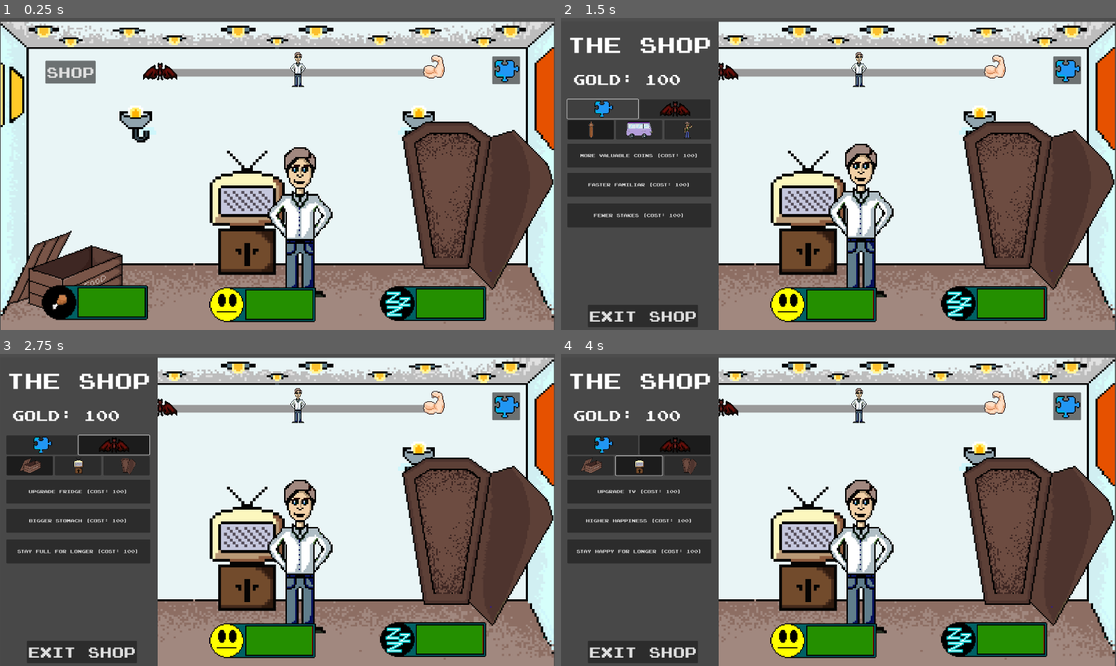
Above: before the commit, frames 1-4 (two rows, left to right).
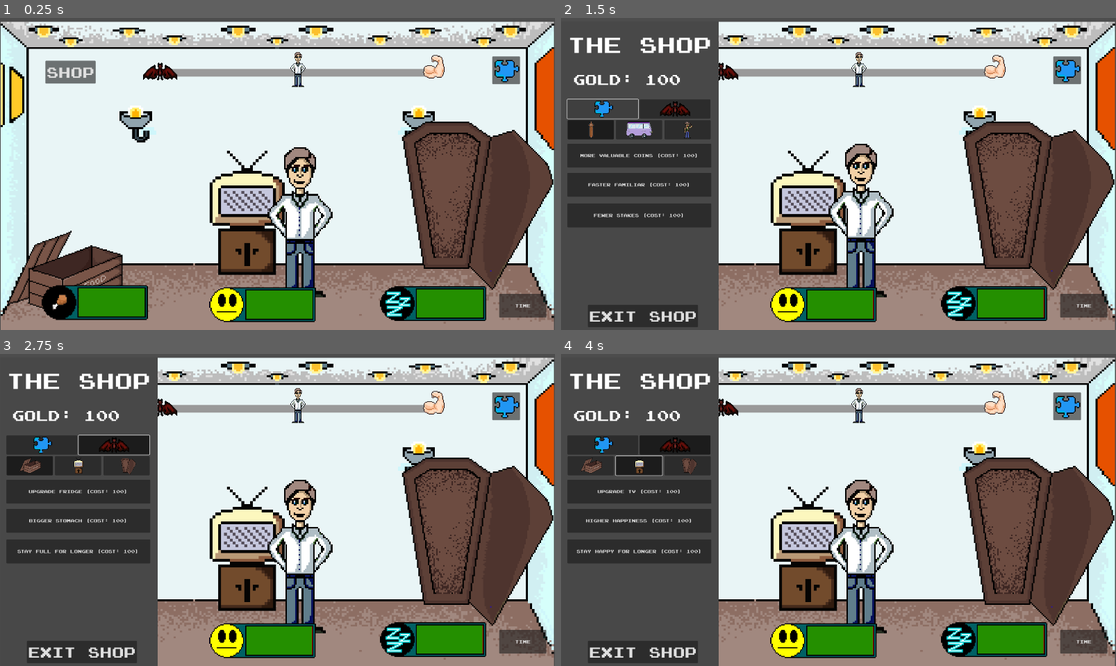
Above: after the commit, the same moments.

Repository: JamesCooks589/IMY300_MG2P2
Game: Godot game, scene res://Scenes/Home/home.tscn
Same seed, same stepped clock (60 frames per second), same inputs: the game is played once before the commit and once after it.
Inputs (mouse positions are in pixels of both pictures, inside the frame that each line leads up to):
- Up to frame 1 (0.25 s): no input
- Up to frame 2 (1.5 s): click "SHOP" at 0.5 s; click (605, 108) at 1.25 s
- Up to frame 3 (2.75 s): click (116, 444) at 2 s
- Up to frame 4 (4 s): click (588, 466) at 2.75 s; click (638, 466) at 3.5 s

The runs differ from the first frame. In frame 1, 0.6% of the frame differs, in the area x 89-99%, y 88-96%; in frame 2, 0.6%; in frame 3, 0.6%; in frame 4, 0.6%.

Commit message:
So so so so sos so close

Diff:
--- a/Scenes/Clicker/clicker.gd
+++ b/Scenes/Clicker/clicker.gd
@@ -37,7 +37,7 @@
 			npc_current_hp -= 10 * State.damage_level
 	else:
 		State.current_level += 1
-		State.GOLD += State.coin_value
+		State.GOLD += State.coin_value + (State.coin_value * State.evilBoost)
 		npc_max_hp = floor(npc_max_hp * 1.15)
 		npc_current_hp = npc_max_hp
 	healthbar_update()
--- a/Scenes/Dodging/dodging.gd
+++ b/Scenes/Dodging/dodging.gd
@@ -81,7 +81,7 @@
 
 # Function to handle collecting coins
 func collect_coin():
-	State.GOLD += State.gold_worth
+	State.GOLD += State.gold_worth + (State.gold_worth * State.evilBoost)
 
 # Function to display the game over screen (or reset option)
 func show_game_over_screen():
--- a/Scenes/Home/home.gd
+++ b/Scenes/Home/home.gd
@@ -203,6 +203,8 @@
 
 	if State.progress == -100:
 		State.vampire_state = "evil"
+		State.badVampireRate = 1
+		State.evilBoost = 2
 
 
 func _on_watermelon_pressed():
@@ -218,6 +220,9 @@
 
 	if State.progress == 100:
 		State.vampire_state = "good"
+		State.goodVampireRate = -2
+		if timerRunning == false:
+			State.GOLD += 100
 
 
 func _on_blood_pressed():
@@ -234,6 +239,8 @@
 
 	if State.progress == -100:
 		State.vampire_state = "evil"
+		State.badVampireRate = 1
+		State.evilBoost = 2
 
 
 func _on_broccoli_pressed():
@@ -250,6 +257,7 @@
 
 	if State.progress == 100:
 		State.vampire_state = "good"
+		State.goodVampireRate = -2
 
 
 func _on_transformation_timer_timeout():
@@ -257,3 +265,18 @@
 	$vampire.play("normal")
 	State.progress = 0
 	timerRunning = false
+	State.goodVampireRate = 0
+	State.badVampireRate = 0
+	State.evilBoost = 0
+
+
+func _on_forward_time_pressed():
+	State.GOLD += 100 * State.car_level
+	State.inMiniGame = true
+	State.hasDrainedInMiniGame = false
+	$fakeMiniGame.start()
+
+
+
+func _on_fake_mini_game_timeout():
+	State.inMiniGame = false
--- a/Scenes/Home/home.tscn
+++ b/Scenes/Home/home.tscn
@@ -704,6 +704,7 @@
 
 [node name="shop" parent="." instance=ExtResource("27_8o0mb")]
 visible = false
+z_index = 5
 
 [node name="SleepingTimer" type="Timer" parent="."]
 wait_time = 2.0
@@ -777,6 +778,17 @@
 [node name="click" type="AudioStreamPlayer" parent="."]
 stream = ExtResource("36_28wfh")
 volume_db = -5.417
+
+[node name="forwardTime" type="Button" parent="."]
+offset_left = 1726.0
+offset_top = 943.0
+offset_right = 1889.0
+offset_bottom = 1025.0
+text = "TIME"
+
+[node name="fakeMiniGame" type="Timer" parent="."]
+wait_time = 0.5
+one_shot = true
 
 [connection signal="input_event" from="TVArea" to="." method="_on_tv_area_input_event"]
 [connection signal="input_event" from="BedArea" to="." method="_on_bed_area_input_event"]
@@ -792,3 +804,5 @@
 [connection signal="pressed" from="FoodOptions/blood" to="." method="_on_blood_pressed"]
 [connection signal="pressed" from="FoodOptions/broccoli" to="." method="_on_broccoli_pressed"]
 [connection signal="timeout" from="TransformationTimer" to="." method="_on_transformation_timer_timeout"]
+[connection signal="pressed" from="forwardTime" to="." method="_on_forward_time_pressed"]
+[connection signal="timeout" from="fakeMiniGame" to="." method="_on_fake_mini_game_timeout"]
--- a/Scenes/Idle/idle.gd
+++ b/Scenes/Idle/idle.gd
@@ -25,9 +25,9 @@
 	if area.name == "CarArea":
 		var double_value_chance = randi_range(1,5)
 		if double_value_chance <= State.chance_to_hit:
-			State.GOLD += State.item_value * State.pawn_shop_level * 2
+			State.GOLD += (State.item_value * State.pawn_shop_level * 2) + (State.item_value * State.pawn_shop_level * 2 * State.evilBoost)
 		else:
-			State.GOLD += State.item_value * State.pawn_shop_level
+			State.GOLD += (State.item_value * State.pawn_shop_level) + (State.item_value * State.pawn_shop_level * State.evilBoost)
 
 		update_UI()
 
--- a/Scenes/state.gd
+++ b/Scenes/state.gd
@@ -36,6 +36,8 @@
 var food_drain_rate = 3
 var boredom_drain_rate = 3
 var sleep_drain_rate = 3
+var goodVampireRate = 0
+var badVampireRate = 0
 var inMiniGame = false
 var hasDrainedInMiniGame = false
 var sleeping = false
@@ -87,13 +89,14 @@
 #Global variables:
 var GOLD = 100
 var firstTimePlaying = true
+var evilBoost = 0
 
 func _process(delta):
 	if !inMiniGame:
-		food_level -= delta * food_drain_rate
-		boredom_level -= delta * boredom_drain_rate
+		food_level -= delta * (food_drain_rate + goodVampireRate + badVampireRate)
+		boredom_level -= delta * (boredom_drain_rate + goodVampireRate + badVampireRate)
 		if !sleeping:
-			sleep_level -= delta * sleep_drain_rate
+			sleep_level -= delta * (sleep_drain_rate + goodVampireRate + badVampireRate)
 	else:
 		if !hasDrainedInMiniGame:
 			hasDrainedInMiniGame = true
Not shown: 1 places in Scenes/Dodging/dodging.tscn that only renumber resources
